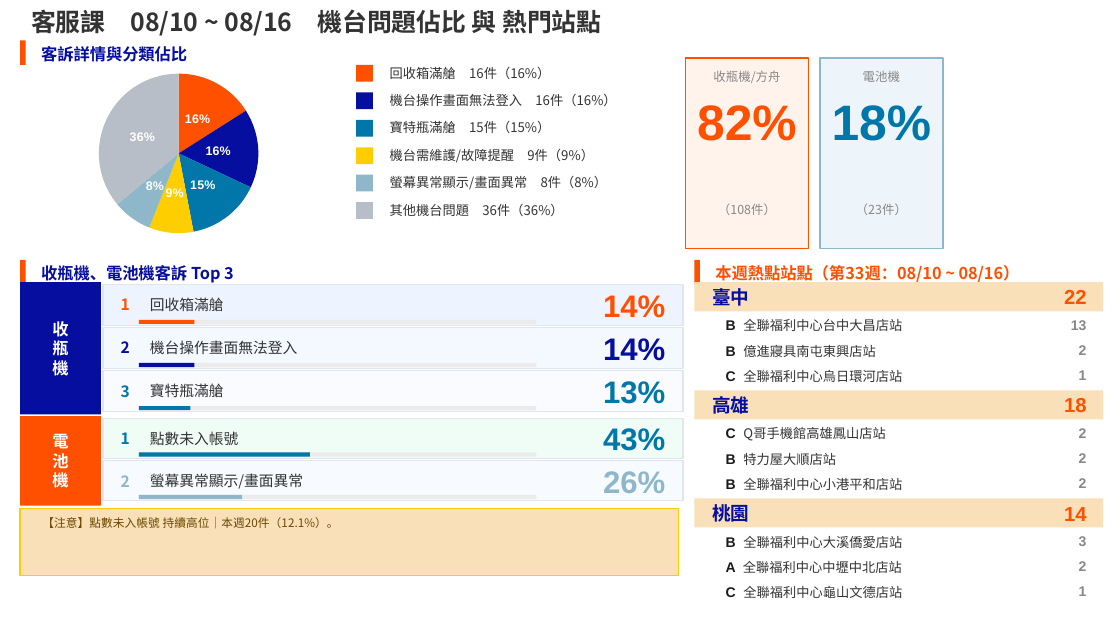
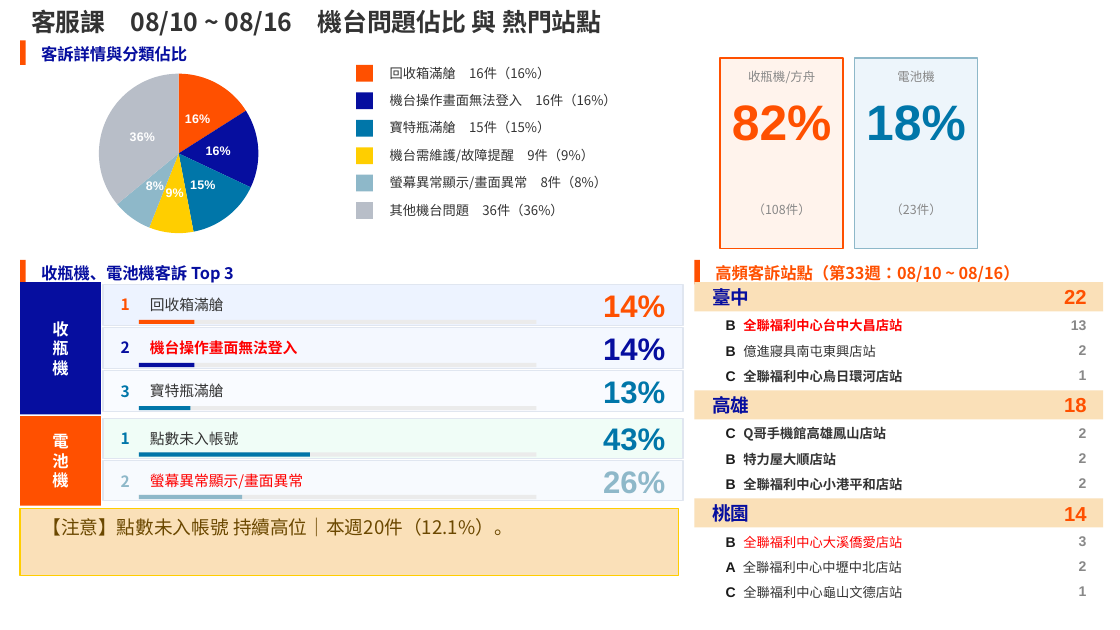
Before and after one commit to fen-ecoco/Operations-Weekly-Report, a slide deck: slide 2 of weekly-ppt/ecoco_週報_第33週_0810-0816.pptx. Drawn at 1120x630 pixels with LibreOffice and Linux fonts; fonts in the diff are those of the drawing. Boxes give left, top, right and bottom in pixels: in the first picture for what was removed or moved away, otherwise in the second. Text is boxed around its words. In the diff, an @@ line names an element or a change of style, - is before the commit and + after.

```diff
--- a/weekly-ppt/ecoco_週報_第33週_0810-0816.pptx
+++ b/weekly-ppt/ecoco_週報_第33週_0810-0816.pptx
@@ 6 texts, 2 rectangles: place and size @@
-6 texts, 2 rectangles at [685, 58, 943, 249]
+6 texts, 2 rectangles at [720, 58, 978, 249]
@@ text at [715, 263, 1020, 285]: text changed @@
-本週熱點站點（第33週：08/10 ~ 08/16）
+高頻客訴站點（第33週：08/10 ~ 08/16）
@@ text "B 全聯福利中心台中大昌店站" at [726, 318, 902, 332]: text colour #333333 to #FF0000, bold on @@
@@ text "機台操作畫面無法登入" at [150, 340, 297, 355]: text colour #333333 to #FF0000, bold on @@
@@ text "B 特力屋大順店站" at [726, 452, 836, 465]: bold on in "特力屋大順店站" @@
@@ text "螢幕異常顯示/畫面異常" at [150, 473, 303, 489]: text colour #333333 to #FF0000 @@
@@ bold on in 3 elements at [726, 369, 902, 382], [726, 427, 886, 441], [726, 477, 902, 490] @@
@@ text "【注意】點數未入帳號 持續高位｜本週20件（12.1%）。" at [42, 517, 513, 536]: size 7.5 to 12 pt @@
@@ text "B 全聯福利中心大溪僑愛店站" at [726, 536, 902, 548]: text colour #333333 to #FF0000 @@
```
Also in this commit, not shown: 1 other slide changed, 21 other files.
